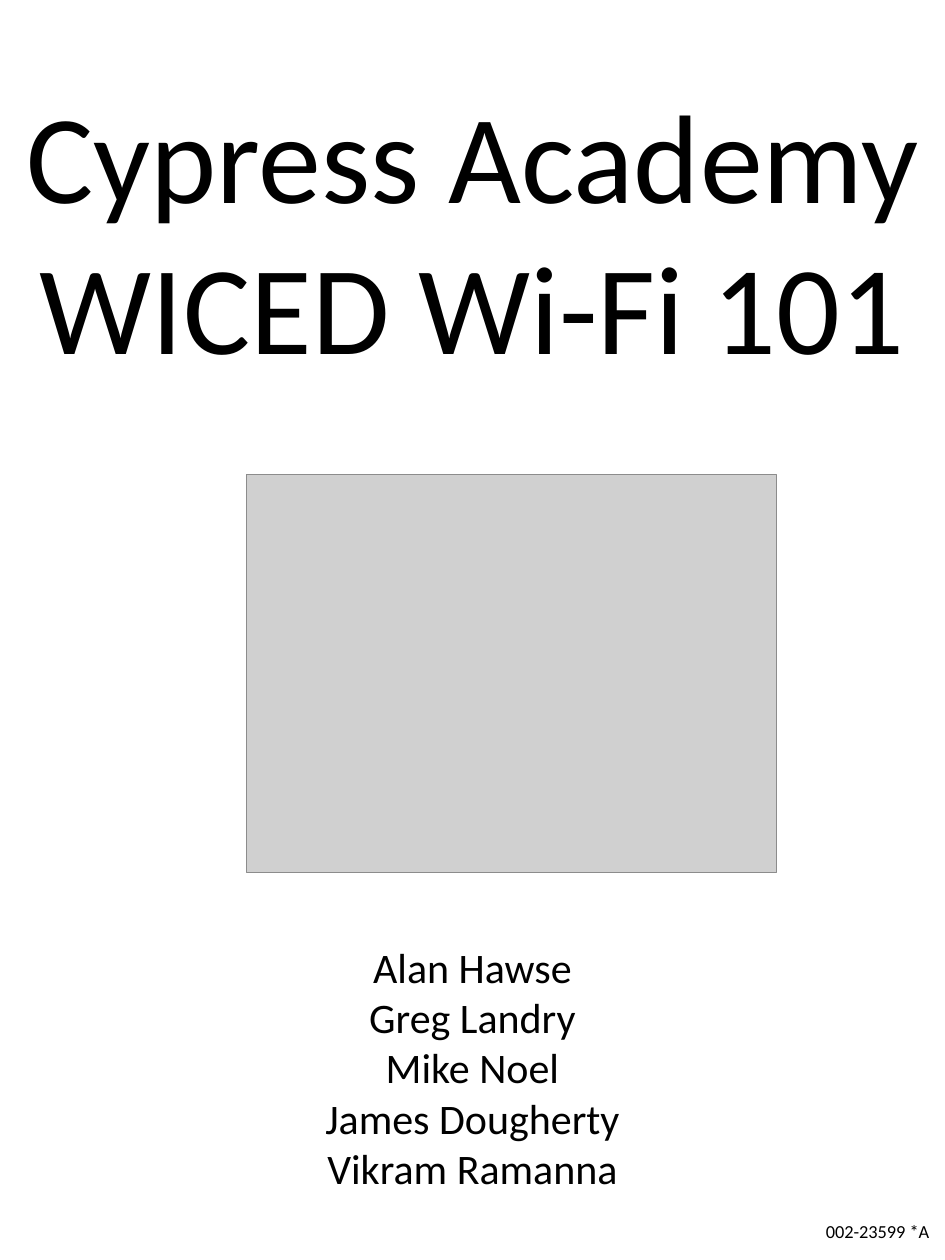
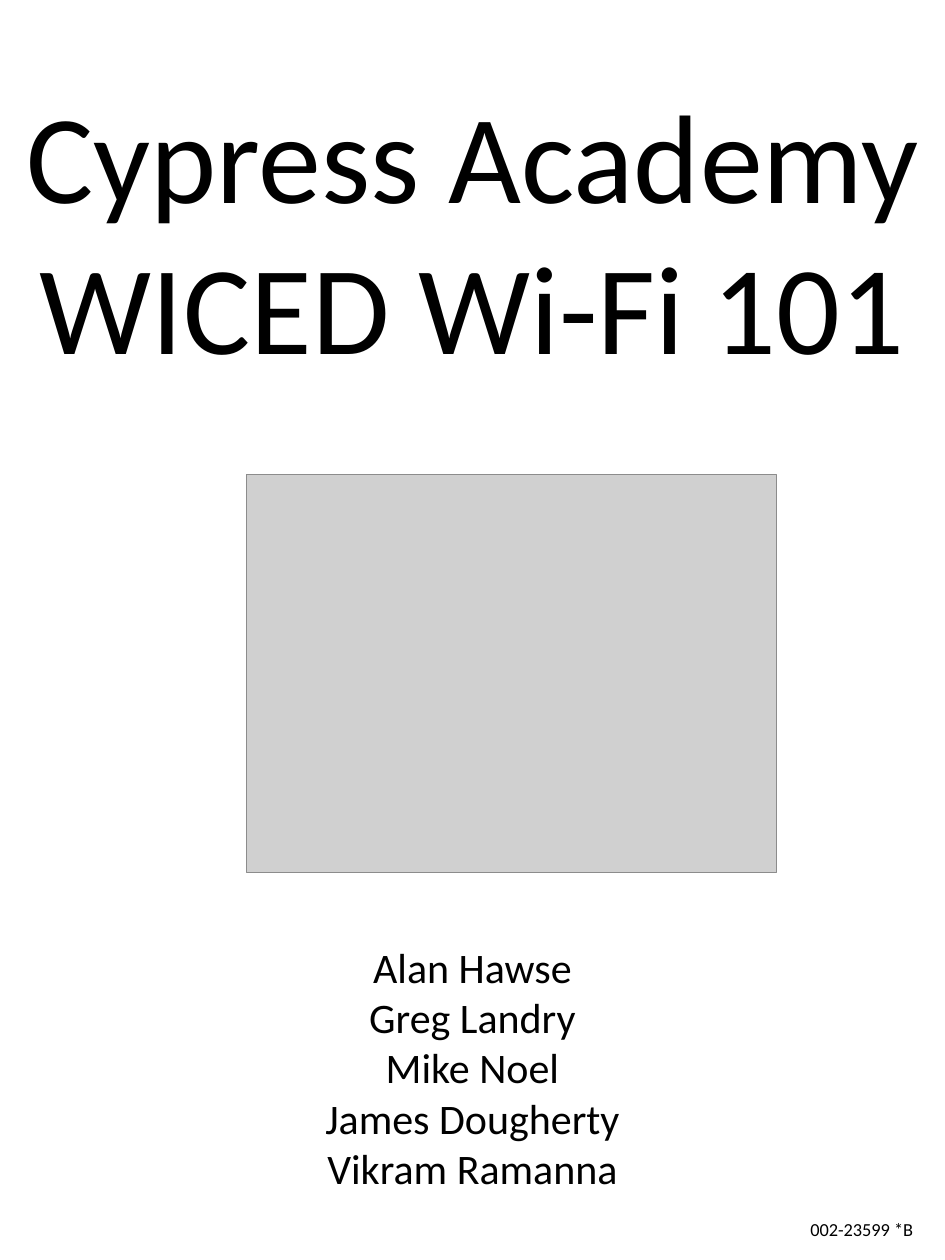
Before and after one commit to iotexpert/WW101, a slide deck: slide 1 of labmanual/English/002-23599_Source/Manual/WW101-Binder-Cover.pptx. Drawn at 945x1260 pixels with LibreOffice and Linux fonts; fonts in the diff are those of the drawing; grey boxes stand for pictures. Boxes give left, top, right and bottom in pixels: in the first picture for what was removed or moved away, otherwise in the second. Text is boxed around its words. In the diff, an @@ line names an element or a change of style, - is before the commit and + after.

Commit message:
Uploaded Binder Cover source

```diff
--- a/labmanual/English/002-23599_Source/Manual/WW101-Binder-Cover.pptx
+++ b/labmanual/English/002-23599_Source/Manual/WW101-Binder-Cover.pptx
@@ text at [810,1223,913,1236]: text changed @@
-002-23599 *A
+002-23599 *B
```
